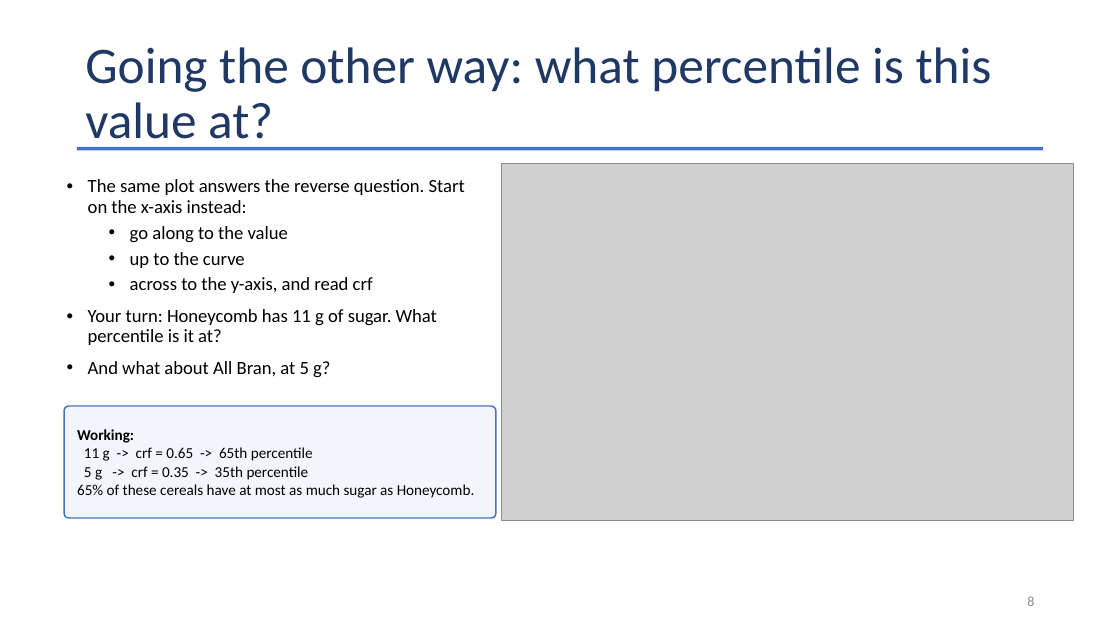
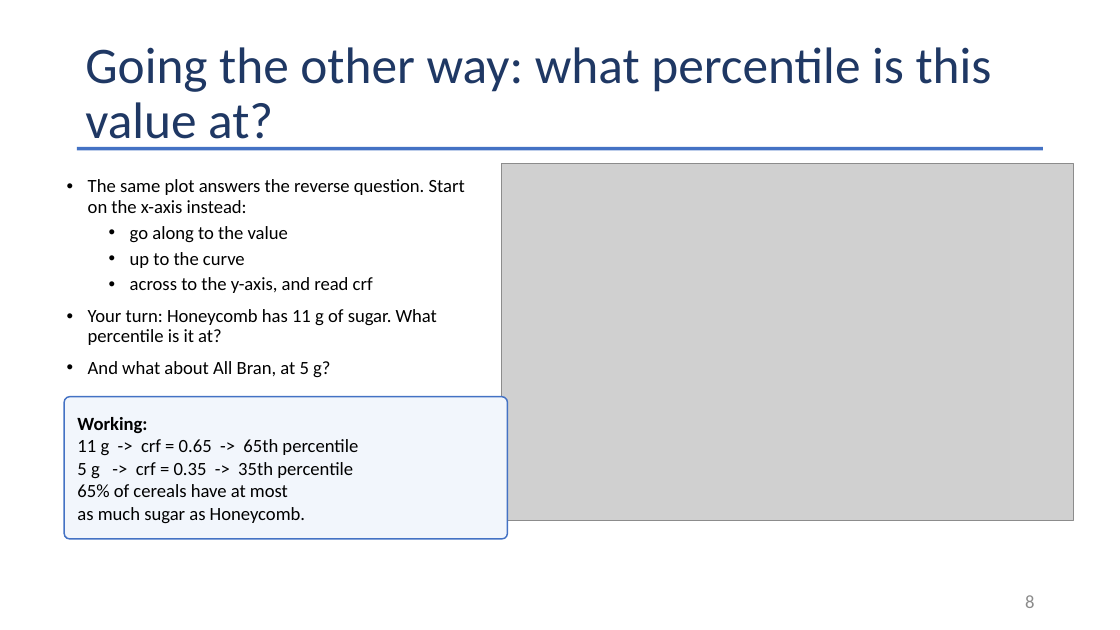
Before and after one commit to Jarred6068/Kvamme_UI_STAT251, a slide deck: slide 8 of docs/lecture_slides/Week 3/Week3_Lecture7_Slides_9_11_2026.pptx. Drawn at 1120x630 pixels with LibreOffice and Linux fonts; fonts in the diff are those of the drawing; grey boxes stand for pictures. Boxes give left, top, right and bottom in pixels: in the first picture for what was removed or moved away, otherwise in the second. Text is boxed around its words. In the diff, an @@ line names an element or a change of style, - is before the commit and + after.

```diff
--- a/docs/lecture_slides/Week 3/Week3_Lecture7_Slides_9_11_2026.pptx
+++ b/docs/lecture_slides/Week 3/Week3_Lecture7_Slides_9_11_2026.pptx
@@ rounded rectangle "Working:": place and size @@
-rounded rectangle "Working:" at [64,406,496,518]
+rounded rectangle "Working:" at [64,397,507,539]
@@ text in rounded rectangle at [77,417,358,479]: size 13 to 16 pt in "Working:", "11 g -> crf = 0.65 -> ...", "5 g -> crf = 0.35 -> ..." @@
@@ text in rounded rectangle at [77,484,305,524]: text changed; size 13 to 16 pt @@
-65% of these cereals have at most as much sugar as Honeycomb.
+65% of cereals have at most
+as much sugar as Honeycomb.
@@ page number at [1025,595,1034,608]: size 12 to 16 pt @@
```
Also in this commit, not shown: 3 other slides changed, 45 other files.
